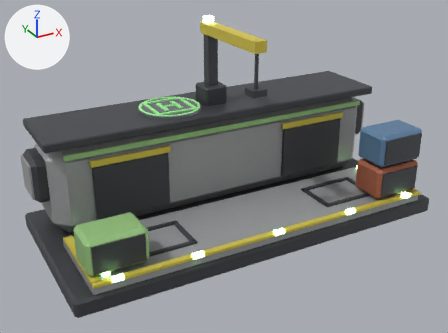
One commit to the FBX model SpaceStation/Assets/_Project/Art/Models/Modules/SM_CargoTerminal.fbx: the scene before it, then after it.
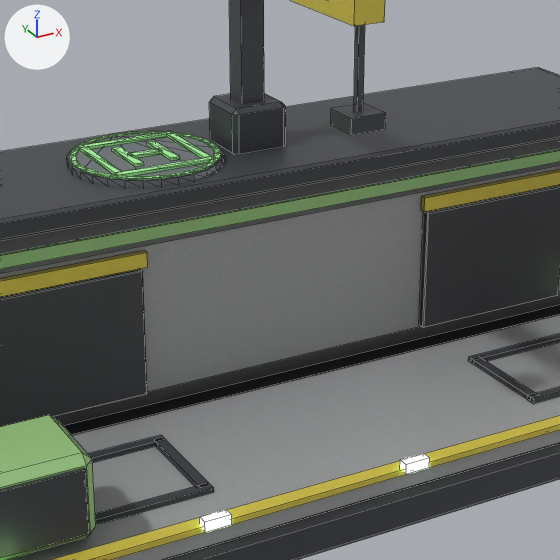
Each version is shown whole from a camera (50 mm lens) standing at (-1.873, -2.408, 1.105) and looking at (-0.57, -0.039, -0.08), then close up on the part from 25% to 75% of the width and 13% to 81% of the height. Arrows for +X, +Y and +Z are at upper left; the lights stay in place. The last two pictures show the newer version. The close-ups show mesh edges as thin lines. Where no turn or scale is listed for an object, it has been applied to the vertices. Vertices at exactly the same position are counted once.

Names of what the first close-up shows: 'CargoLights', 'Emblem_CargoTerminal', 'SMN_CargoTerminal'.
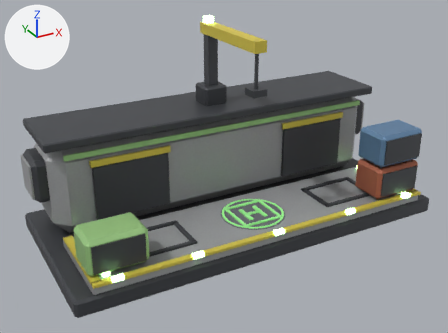
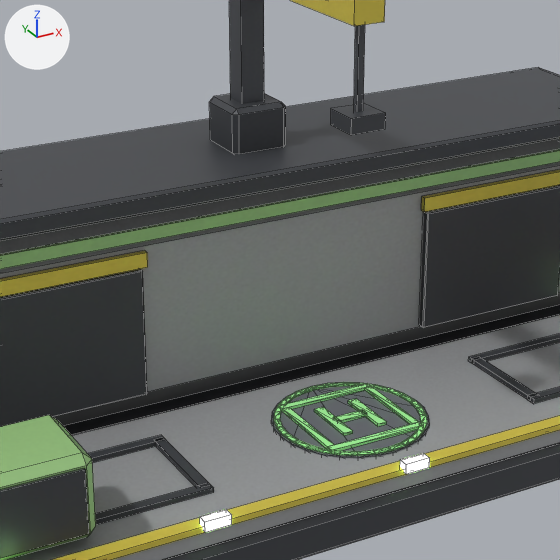
Scene script edits in JSON lines:
```json
{"block": "me_emblem_cargoterminal_001", "where": "# used by ob_emblem_cargoterminal; location = (0.0, 0.0, 0.0)"}
{"op": "remove", "block": "me_emblem_cargoterminal_001", "code": "me_emblem_cargoterminal_001.from_pydata(...)  # 216 vertices, 528 faces; spans x -0.882..-0.578, y 0.058..0.362, z 0.156..0.178"}
{"op": "add", "block": "me_emblem_cargoterminal_001", "code": "me_emblem_cargoterminal_001.from_pydata(...)  # 216 vertices, 528 faces; spans x -0.152..0.152, y -0.152..0.152, z -0.016..0.006"}
{"block": "me_emblem_cargoterminal_001", "change": "me_emblem_cargoterminal_001 part 1: the whole mesh is moved by (0.73, -0.21, -0.172)"}
{"op": "set", "path": "ob_emblem_cargoterminal.location", "old": "(0.0, 0.0, 0.0)", "new": "(-0.499, -0.193, -0.277)"}
```

Location of each change, [x1, y1, x2, y2] in pixels of the close-ups (560 x 560 px):
```json
{"object": "Emblem_CargoTerminal", "change": "moved", "before": [67, 131, 224, 187], "after": [271, 382, 430, 459]}
```
